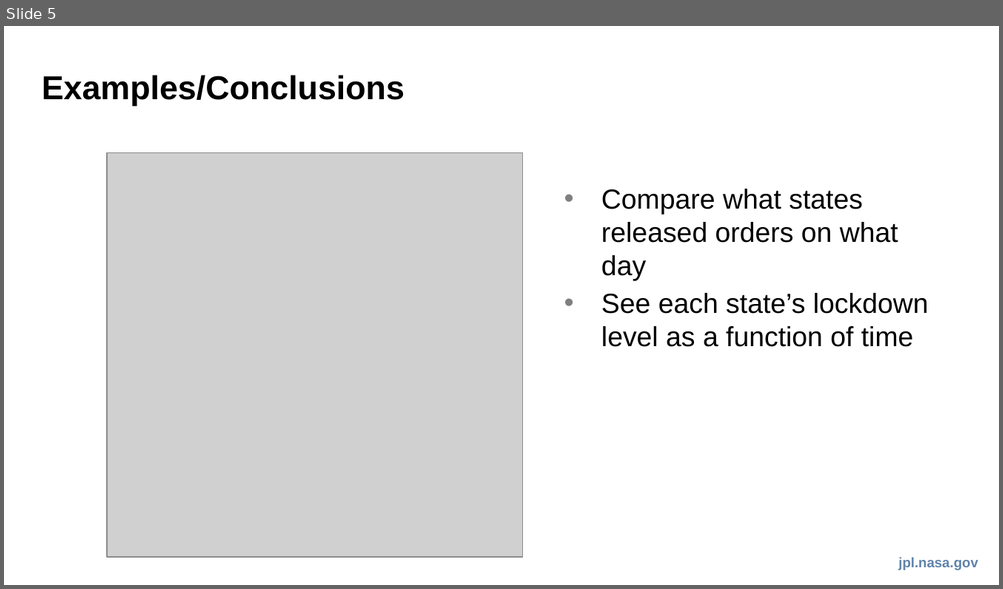
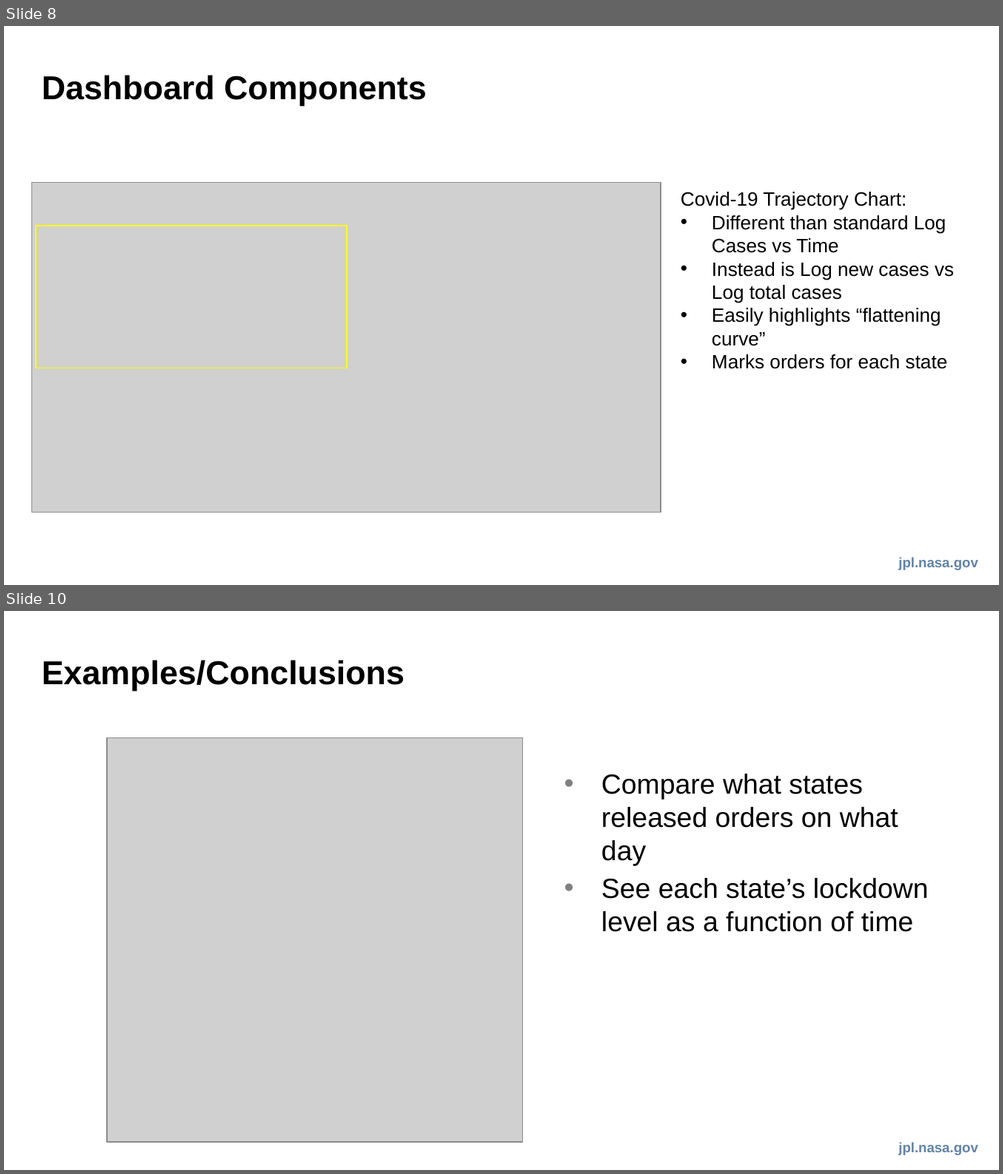
Before and after one commit to ericjunkins/covid-19-us-states, a slide deck: pptx/covid_us_dashboard.pptx. Shown one above the other, each under a label of ours: slide 5 before the commit, slides 8 and 10 after it; the slides between them are not shown. The pictures are 1003x589 and 1003x1174 pixels, drawn with LibreOffice and Linux fonts; fonts in the diff are those of the drawing; grey boxes stand for pictures. Boxes give left, top, right and bottom in pixels: in the first picture for what was removed or moved away, otherwise in the second. Text is boxed around its words. In the diff, an @@ line names an element or a change of style, - is before the commit and + after.

Commit message:
updating legend for orders

```diff
--- a/pptx/covid_us_dashboard.pptx
+++ b/pptx/covid_us_dashboard.pptx
@@ slide 8 added at [4,26,999,585], background #FFFFFF; not listed: 1 template element that a slide beside it also shows @@
@@ title added at [42,75,427,106], 24 pt, text #000000, bold @@
+Dashboard Components
@@ picture added at [32,182,660,512] @@
@@ text added at [680,192,953,369], 14 pt, text #000000 @@
+Covid-19 Trajectory Chart:
+• Different than standard Log Cases vs Time
+• Instead is Log new cases vs Log total cases
+• Easily highlights “flattening curve”
+• Marks orders for each state
@@ rectangle added at [36,226,347,368], outline #FFFF00 0.75 pt @@
@@ what was slide 5 is now slide 10 @@
```
Also in this commit, not shown: 3 slides changed, 4 other slides added, 1 other file.
